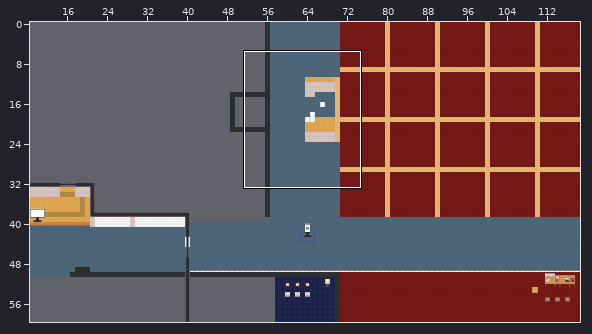
Level history. Tiled map (JSON): stands_hall.tmj. The first picture is a wide view before the edit; the outline marks the close-up.
Close-up. Before the commit:
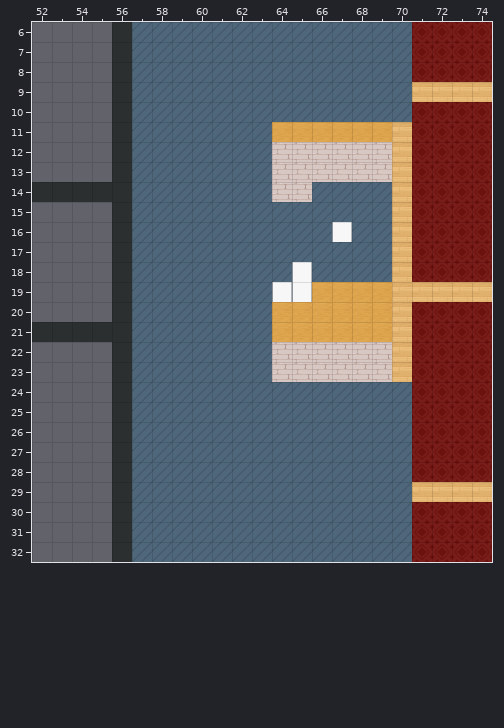
Cells are 32x32 px. Shown: x 52..74, y 6..32. The commit also changed other parts of the map, which this record leaves out.
New version:
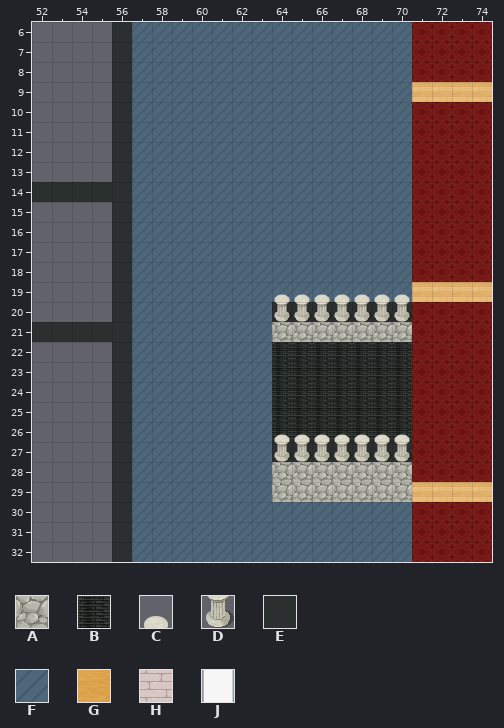
Key: from "WA_Exterior": A 650, B 651, C 655, D 680; from "WA_Room_Builder": E 100, F 360, G 378, H 393, J 807.
_ is an empty cell.
Tiles of an added or newly shown layer are drawn over the layers below it.
Difference:
Layer "floor/plan layer":
Tile F is removed in row 24 at x 64 to 68.
Tile G is removed in row 11 at x 64 to 69; in row 19 at x 66 to 69; in rows 20 to 21 at x 64 to 69.
Tile H is removed in rows 12 to 13 at x 64 to 69; in rows 22 to 23 at x 64 to 69.
Tile J is removed in row 16 at x 67; in row 18 at x 65; in row 19 at x 64 to 65.
Layer "walls/walls":
Tile H gives way to tile F in row 14 at x 64 to 65.
The edit adds tile F in rows 11 to 13 at x 64 to 70; in rows 14 to 15 at x 70; in row 16 at x 67 and 70; in row 17 at x 70; in row 18 at x 65 and 70; in row 19 at x 64 to 70.
Layer "structure" (added):
The edit adds tile A in row 21 at x 64 to 70; in rows 28 to 29 at x 64 to 70.
The edit adds tile B in rows 22 to 26 at x 64 to 70.
The edit adds tile E in row 20 at x 64 to 70; in row 27 at x 64 to 70.
Layer "structure_upper" (added):
The edit adds tile C in row 19 at x 64 to 70; in row 26 at x 64 to 70.
The edit adds tile D in row 20 at x 64 to 70; in row 27 at x 64 to 70.
Boxes around the changes in both close-ups, in picture pixels (x1, y1, x2, y2):
changed: (272, 122, 412, 502)
